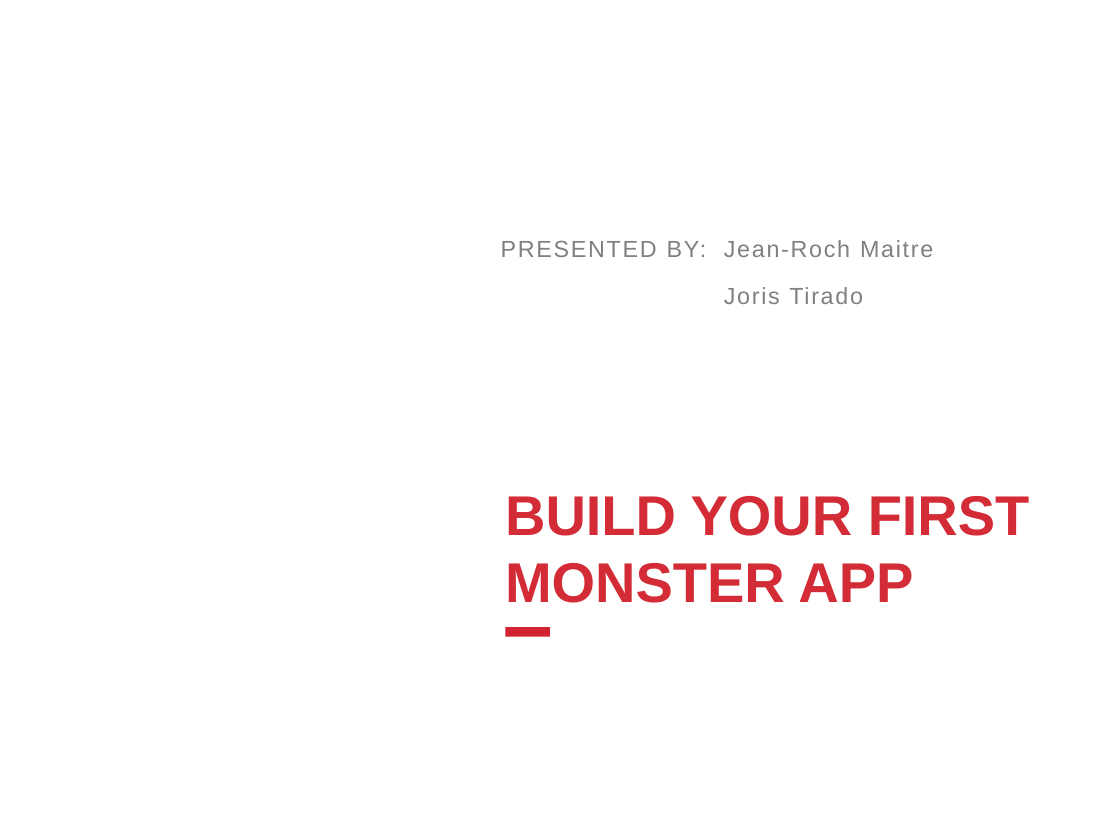
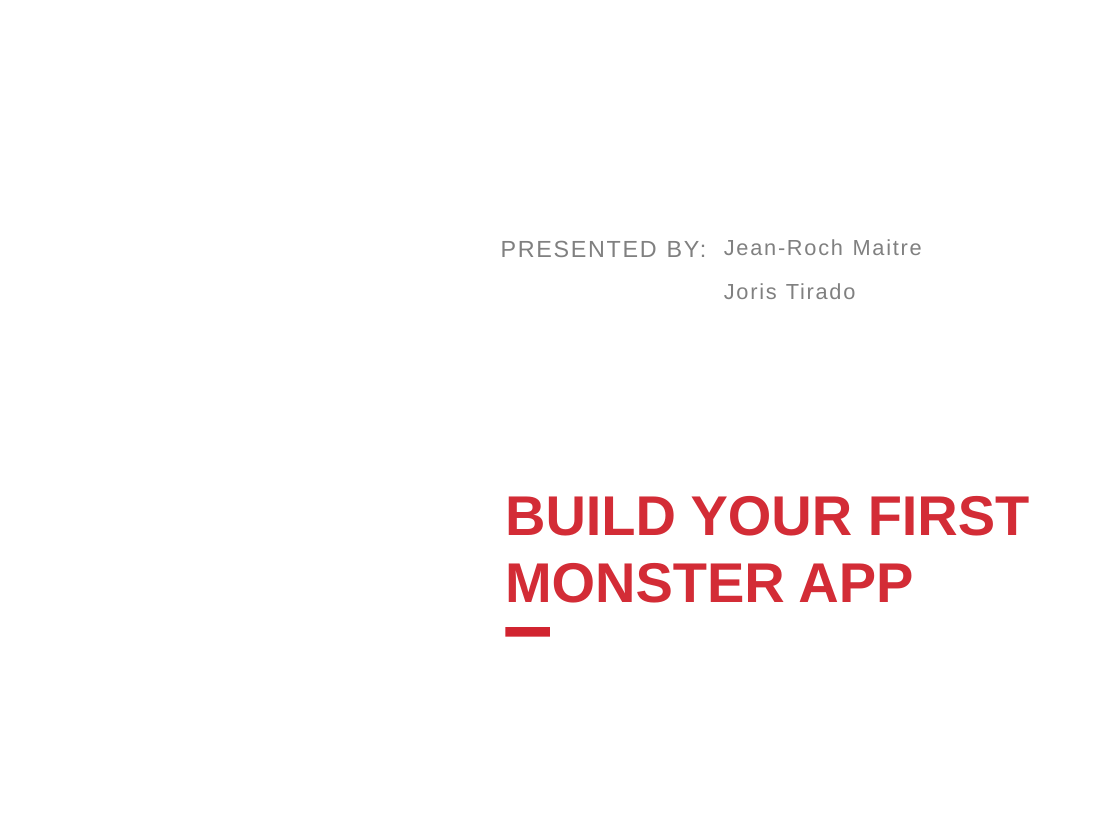
Before and after one commit to 2600hz/monster-ui, a slide deck: slide 1 of apps/demo_done/presentation.pptx. Drawn at 1120x840 pixels with LibreOffice and Linux fonts; fonts in the diff are those of the drawing; background and template pictures are left out. Boxes give left, top, right and bottom in pixels: in the first picture for what was removed or moved away, otherwise in the second. Text is boxed around its words. In the diff, an @@ line names an element or a change of style, - is before the commit and + after.

```diff
--- a/apps/demo_done/presentation.pptx
+++ b/apps/demo_done/presentation.pptx
@@ text "Jean-Roch Maitre" at [724, 239, 922, 299]: size 15 to 14 pt @@
```
Also in this commit, not shown: 4 other slides changed.
